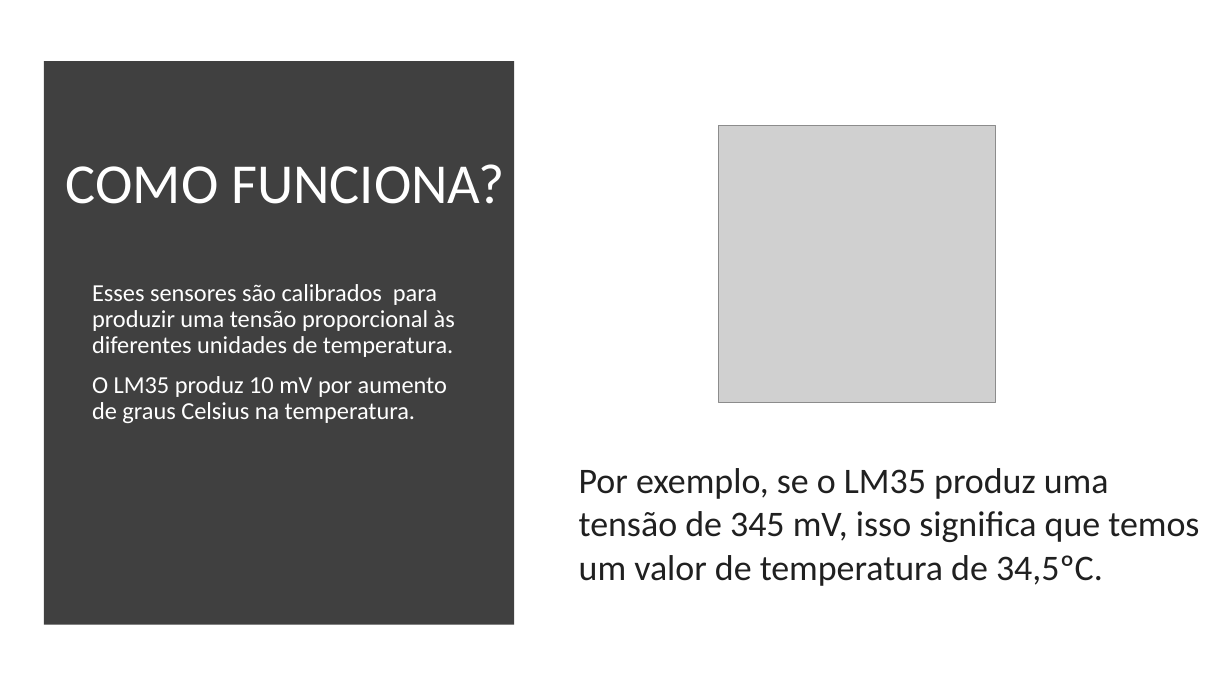
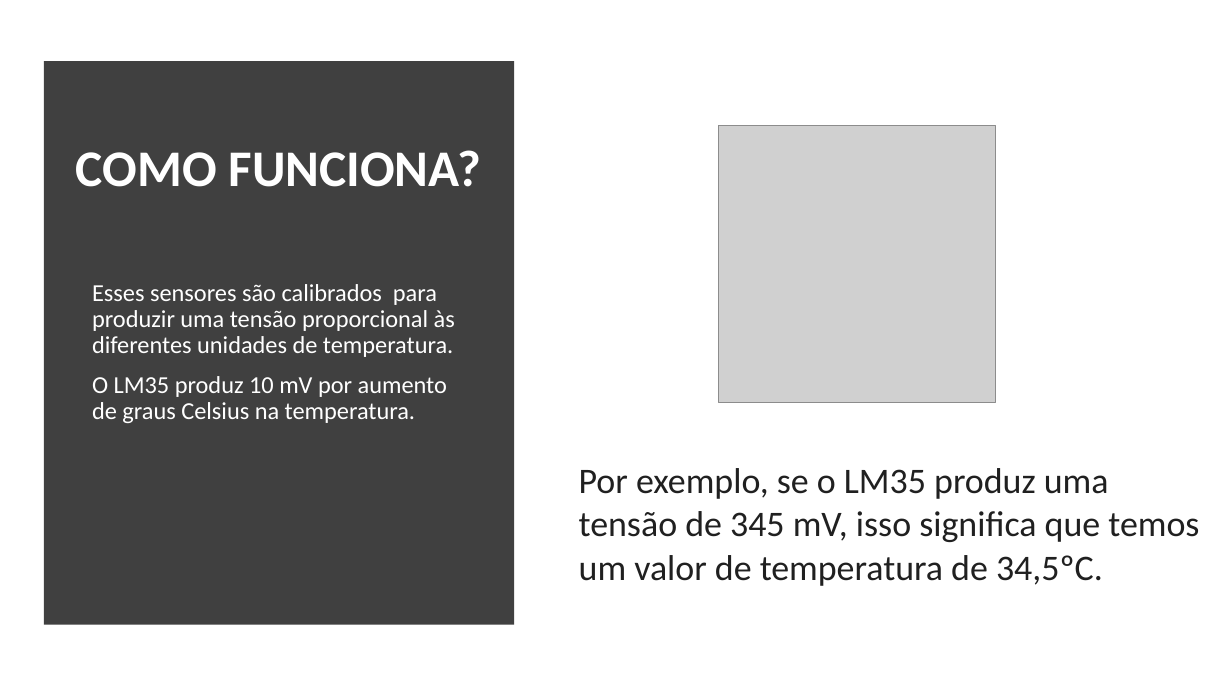
Before and after one commit to Leonardo-Arruda-27/Bolt-Tech, a slide deck: slide 7 of Sprint 3/ArqComp/INSTALACAO_ARDUINO.pptx. Drawn at 1232x693 pixels with LibreOffice and Linux fonts; fonts in the diff are those of the drawing; grey boxes stand for pictures. Boxes give left, top, right and bottom in pixels: in the first picture for what was removed or moved away, otherwise in the second. Text is boxed around its words. In the diff, an @@ line names an element or a change of style, - is before the commit and + after.

```diff
--- a/Sprint 3/ArqComp/INSTALACAO_ARDUINO.pptx
+++ b/Sprint 3/ArqComp/INSTALACAO_ARDUINO.pptx
@@ title "COMO FUNCIONA?": place and size @@
-title "COMO FUNCIONA?" at <box>66,164,505,204</box>
+title "COMO FUNCIONA?" at <box>76,150,481,187</box>
@@ title "COMO FUNCIONA?" at <box>76,150,481,187</box>: size 44 to 40 pt, bold on; alignment left to centre @@
```
Also in this commit, not shown: 4 other slides changed, 1 other file.
